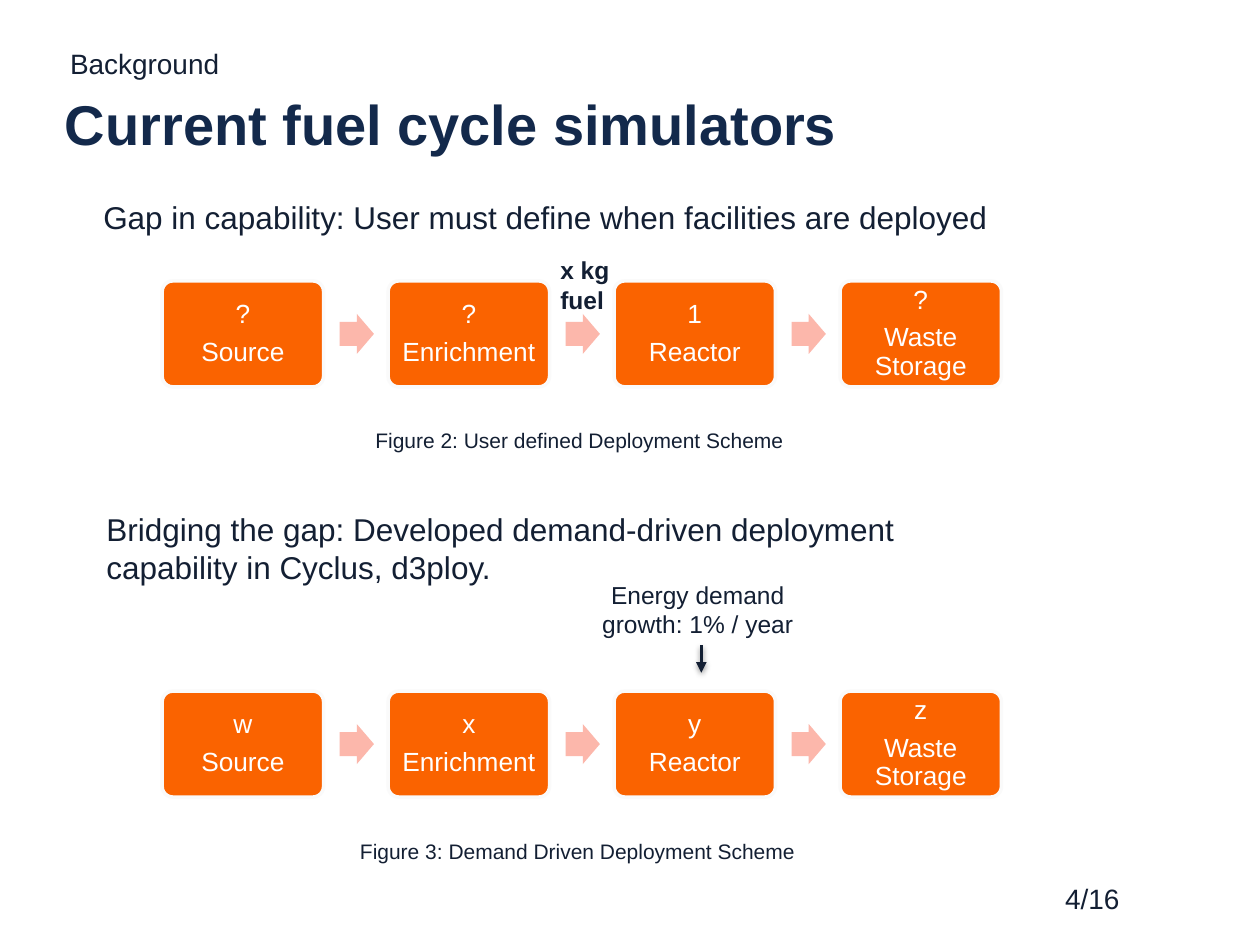
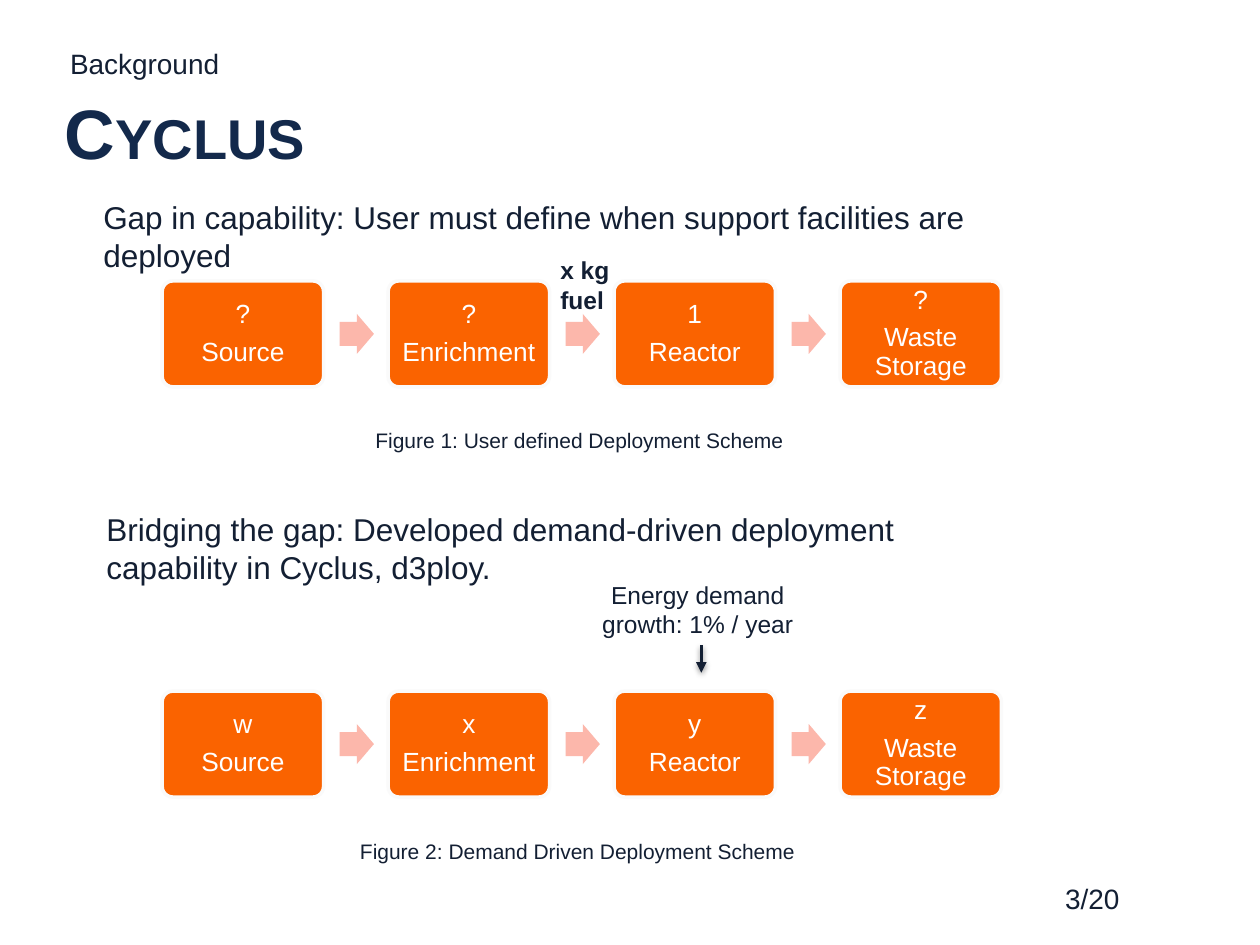
Before and after one commit to gwenchee/2019-chee-twofcs, a slide deck: slide 3 of pres/2019-chee-twofcs-pres.pptx (slide 4 before the commit). Drawn at 1260x945 pixels with LibreOffice and Linux fonts; fonts in the diff are those of the drawing; background and template pictures are left out. Boxes give left, top, right and bottom in pixels: in the first picture for what was removed or moved away, otherwise in the second. Text is boxed around its words. In the diff, an @@ line names an element or a change of style, - is before the commit and + after.

Commit message:
slides

```diff
--- a/pres/2019-chee-twofcs-pres.pptx
+++ b/pres/2019-chee-twofcs-pres.pptx
@@ title at bbox=[65, 104, 836, 156]: text changed @@
-Current fuel cycle simulators
+CYCLUS
@@ text at bbox=[103, 206, 964, 273]: text changed @@
-Gap in capability: User must define when facilities are deployed
+Gap in capability: User must define when support facilities are deployed
@@ text at bbox=[375, 432, 783, 452]: text changed @@
-Figure 2: User defined Deployment Scheme
+Figure 1: User defined Deployment Scheme
@@ text at bbox=[360, 843, 795, 864]: text changed @@
-Figure 3: Demand Driven Deployment Scheme
+Figure 2: Demand Driven Deployment Scheme
@@ page number at bbox=[1065, 888, 1119, 910]: text changed @@
-4/16
+3/20
```
Also in this commit, not shown: 9 other slides changed, 5 slides added, 1 slide removed.
